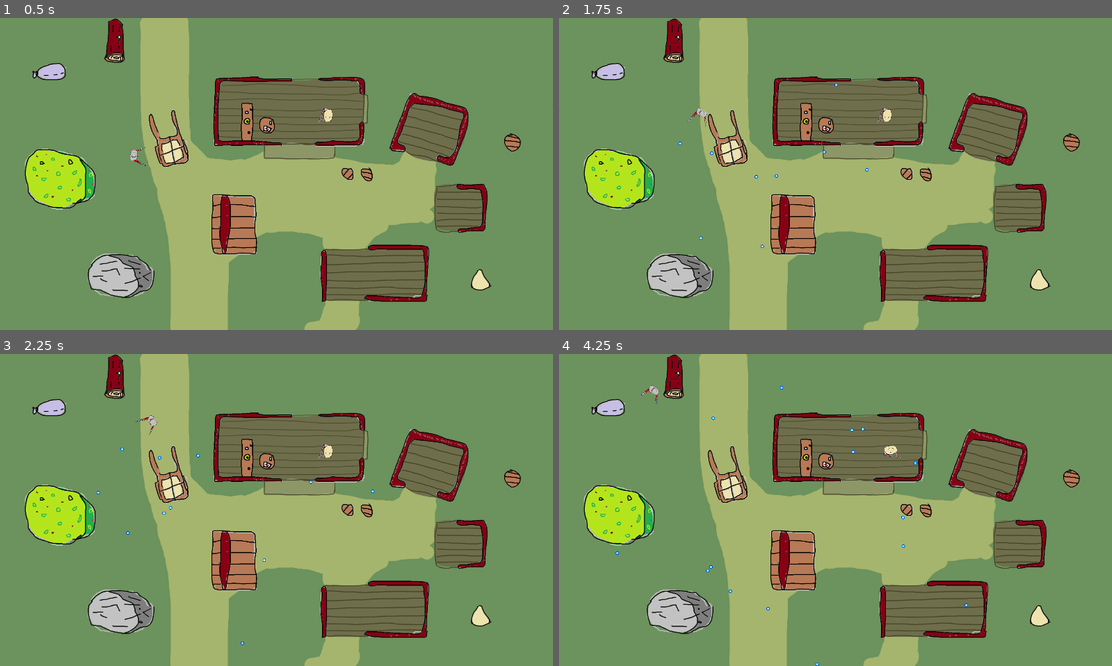
Above: before the commit, frames 1-4 (two rows, left to right).
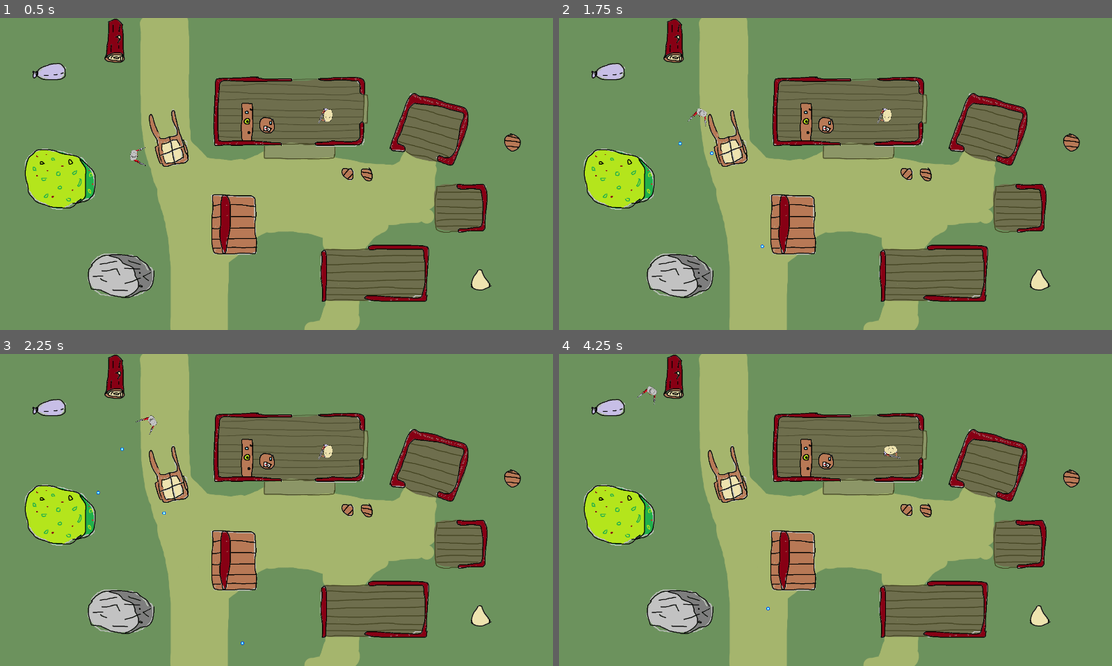
Above: after the commit, the same moments.

Repository: vasekhodina/cuddly-umbrella
Game: Godot game, scene res://scenes/Main.tscn
Same seed, same stepped clock (60 frames per second), same inputs: the game is played once before the commit and once after it.
Inputs:
- Up to frame 1 (0.5 s): no input
- Up to frame 2 (1.75 s): tap Enter at 0.5 s; hold D (p1_right) 0.53-1.28 s; hold Q (p1_shoot) 0.53-1.28 s; tap U (p2_shoot) at 0.8, 1.35 s; hold S (p1_down) from 1.28 s (still down); tap Q (p1_shoot) at 1.55 s
- Up to frame 3 (2.25 s): release S (p1_down) at 2.03 s; hold D (p1_right) from 2.03 s (still down); hold Q (p1_shoot) from 2.03 s (still down)
- Up to frame 4 (4.25 s): tap U (p2_shoot) at 2.3, 3.8 s; release D (p1_right) at 2.78 s; release Q (p1_shoot) at 2.78 s; hold W (p1_up) 2.78-3.53 s; tap K (p2_down) at 2.85 s; tap Q (p1_shoot) at 3.05 s; hold A (p1_left) from 3.53 s (still down); hold J (p2_left) from 3.53 s (still down)

Frame 1 is identical in both runs. In frame 2, less than 0.1% of the frame differs, in the area x 0-56%, y 20-72%; in frame 3, less than 0.1%; in frame 4, 0.2%, in the area x 10-74%, y 10-100%.

Commit message:
Add death animations, gun sounds

Diff:
--- /dev/null
+++ b/scenes/Death.tscn
@@ -0,0 +1,30 @@
+[gd_scene load_steps=2 format=2]
+
+[sub_resource type="Animation" id=2]
+
+resource_name = "Death"
+length = 1.0
+loop = false
+step = 0.1
+tracks/0/type = "value"
+tracks/0/path = NodePath("Sprite:position")
+tracks/0/interp = 0
+tracks/0/loop_wrap = true
+tracks/0/imported = false
+tracks/0/enabled = true
+tracks/0/keys = {
+"times": PoolRealArray( 0, 0.1, 0.2, 0.3, 0.4, 0.5, 0.6, 0.7, 0.8, 0.9 ),
+"transitions": PoolRealArray( 1, 1, 1, 1, 1, 1, 1, 1, 1, 1 ),
+"update": 0,
+"values": [ Vector2( 0, 0 ), Vector2( -3.55889, 7.7648 ), Vector2( 14.559, -15.8531 ), Vector2( 5.50009, -16.8237 ), Vector2( 20.3826, 1.29419 ), Vector2( 4.52946, -9.38246 ), Vector2( 1.94117, -3.8824 ), Vector2( 10.353, 2.26477 ), Vector2( 7.76478, -4.52945 ), Vector2( 0, 0 ) ]
+}
+
+[node name="Death" type="AnimationPlayer"]
+
+root_node = NodePath("..")
+autoplay = ""
+playback_process_mode = 1
+playback_default_blend_time = 0.0
+playback_speed = 1.0
+anims/Death = SubResource( 2 )
+blend_times = [  ]
--- a/scenes/Main.tscn
+++ b/scenes/Main.tscn
@@ -13,10 +13,11 @@
 radius = 27.9468
 height = 96.3326
 
-[sub_resource type="RectangleShape2D" id=2]
-
-custom_solver_bias = 0.0
-extents = Vector2( 55.4315, 24.8303 )
+[sub_resource type="CapsuleShape2D" id=12]
+
+custom_solver_bias = 0.0
+radius = 23.4781
+height = 56.148
 
 [sub_resource type="CapsuleShape2D" id=3]
 
@@ -97,8 +98,10 @@
 
 [node name="CollisionShape2D2" type="CollisionShape2D" parent="Area2D" index="2"]
 
-position = Vector2( 169.922, 184.62 )
-shape = SubResource( 2 )
+position = Vector2( 179.502, 186.416 )
+rotation = 1.5708
+shape = SubResource( 12 )
+_sections_unfolded = [ "Transform" ]
 
 [node name="CollisionShape2D3" type="CollisionShape2D" parent="Area2D" index="3"]
 
--- a/scenes/Player1.tscn
+++ b/scenes/Player1.tscn
@@ -1,15 +1,17 @@
-[gd_scene load_steps=5 format=2]
+[gd_scene load_steps=7 format=2]
 
 [ext_resource path="res://scripts/Player1.gd" type="Script" id=1]
 [ext_resource path="res://scenes/player_bullet.tscn" type="PackedScene" id=2]
 [ext_resource path="res://sprites/pistol_person_pete.png" type="Texture" id=3]
+[ext_resource path="res://audio/gunshot.wav" type="AudioStream" id=4]
+[ext_resource path="res://scenes/Death.tscn" type="PackedScene" id=5]
 
 [sub_resource type="CircleShape2D" id=1]
 
 custom_solver_bias = 0.0
 radius = 27.7657
 
-[node name="Player1" type="KinematicBody2D"]
+[node name="Player1" type="KinematicBody2D" index="0"]
 
 input_pickable = true
 collision_layer = 1
@@ -51,3 +53,15 @@
 
 position = Vector2( 39.1405, 37.6914 )
 _sections_unfolded = [ "Transform" ]
+
+[node name="Gunshot" type="AudioStreamPlayer2D" parent="." index="6"]
+
+stream = ExtResource( 4 )
+volume_db = 0.0
+autoplay = false
+max_distance = 2000.0
+attenuation = 1.0
+bus = "Master"
+area_mask = 1
+
+[node name="Death" parent="." index="7" instance=ExtResource( 5 )]
--- a/scenes/Player2.tscn
+++ b/scenes/Player2.tscn
@@ -3,32 +3,14 @@
 [ext_resource path="res://scripts/Player2.gd" type="Script" id=1]
 [ext_resource path="res://scenes/player_bullet.tscn" type="PackedScene" id=2]
 [ext_resource path="res://sprites/coachgun_citizen_carlos.png" type="Texture" id=3]
+[ext_resource path="res://scenes/Death.tscn" type="PackedScene" id=4]
 
 [sub_resource type="CircleShape2D" id=1]
 
 custom_solver_bias = 0.0
 radius = 28.5601
 
-[sub_resource type="Animation" id=2]
-
-resource_name = "Death"
-length = 1.0
-loop = false
-step = 0.1
-tracks/0/type = "value"
-tracks/0/path = NodePath("Sprite:position")
-tracks/0/interp = 0
-tracks/0/loop_wrap = true
-tracks/0/imported = false
-tracks/0/enabled = true
-tracks/0/keys = {
-"times": PoolRealArray( 0, 0.1, 0.2, 0.3, 0.4, 0.5, 0.6, 0.7, 0.8, 0.9 ),
-"transitions": PoolRealArray( 1, 1, 1, 1, 1, 1, 1, 1, 1, 1 ),
-"update": 0,
-"values": [ Vector2( 0, 0 ), Vector2( -3.55889, 7.7648 ), Vector2( 14.559, -15.8531 ), Vector2( 5.50009, -16.8237 ), Vector2( 20.3826, 1.29419 ), Vector2( 4.52946, -9.38246 ), Vector2( 1.94117, -3.8824 ), Vector2( 10.353, 2.26477 ), Vector2( 7.76478, -4.52945 ), Vector2( 0, 0 ) ]
-}
-
-[node name="Player2" type="KinematicBody2D" index="0"]
+[node name="Player2" type="KinematicBody2D"]
 
 rotation = 3.14159
 input_pickable = false
@@ -65,12 +47,4 @@
 
 [node name="bullet_container" type="Node" parent="." index="4"]
 
-[node name="AnimationPlayer" type="AnimationPlayer" parent="." index="5"]
-
-root_node = NodePath("..")
-autoplay = ""
-playback_process_mode = 1
-playback_default_blend_time = 0.0
-playback_speed = 1.0
-anims/Death = SubResource( 2 )
-blend_times = [  ]
+[node name="Death" parent="." index="5" instance=ExtResource( 4 )]
--- a/scripts/Player1.gd
+++ b/scripts/Player1.gd
@@ -1,17 +1,18 @@
 extends KinematicBody2D
+
+signal p1_lost
 
 export (int) var SPEED
 export (float) var ROTATION_SPEED
 export (float) var MUZZLE_DEVIATION
 var screensize
 var velocity = Vector2()
+var dead = false
 export (PackedScene) var bullet
 onready var bullet_container = get_node("bullet_container")
 onready var gun_timer = get_node("gun_timer")
-
-signal p1_lost
-
-
+onready var gun_sound = get_node("Gunshot")
+onready var anim = get_node("Death")
 
 func _ready():
     # Called every time the node is added to the scene.
@@ -34,9 +35,12 @@
         shoot()
     rotation += rotation_dir * ROTATION_SPEED * delta
     move_and_slide(velocity)
+    if dead and not anim.is_playing():
+        hide()
 
 func shoot():
     gun_timer.start()
+    gun_sound.play()
     var b1 = bullet.instance()
     bullet_container.add_child(b1)
     b1.start_at(rotation - 0.25, get_node("muzzle_1").get_global_position(), velocity)
@@ -45,5 +49,6 @@
     b2.start_at(rotation + 0.25, get_node("muzzle_2").get_global_position(), velocity)
 
 func on_hit():
-    hide()
+    anim.play("Death")
+    dead = true
     emit_signal("p1_lost")
--- a/scripts/Player2.gd
+++ b/scripts/Player2.gd
@@ -1,4 +1,6 @@
 extends KinematicBody2D
+
+signal p2_lost
 
 export (int) var SPEED
 export (float) var ROTATION_SPEED
@@ -8,9 +10,7 @@
 var dead = false
 onready var bullet_container = get_node("bullet_container")
 onready var gun_timer = get_node("gun_timer")
-onready var anim = get_node("AnimationPlayer")
-
-signal p2_lost
+onready var anim = get_node("Death")
 
 func _ready():
     # Called every time the node is added to the scene.
--- a/scripts/player_bullet.gd
+++ b/scripts/player_bullet.gd
@@ -10,10 +10,15 @@
 
 func _process(delta):
     var collision = move_and_collide(velocity * delta)
+    var collider = null
     if collision:
         var reflect = collision.remainder.bounce(collision.normal)
         velocity = velocity.bounce(collision.normal)
         move_and_collide(reflect)
+        collider = collision.get_collider()
+    if collider:
+        collider.on_hit()
+        queue_free()
 
 func _on_lifetime_timeout():
     queue_free()
Not shown, added: audio/gunshot.wav
